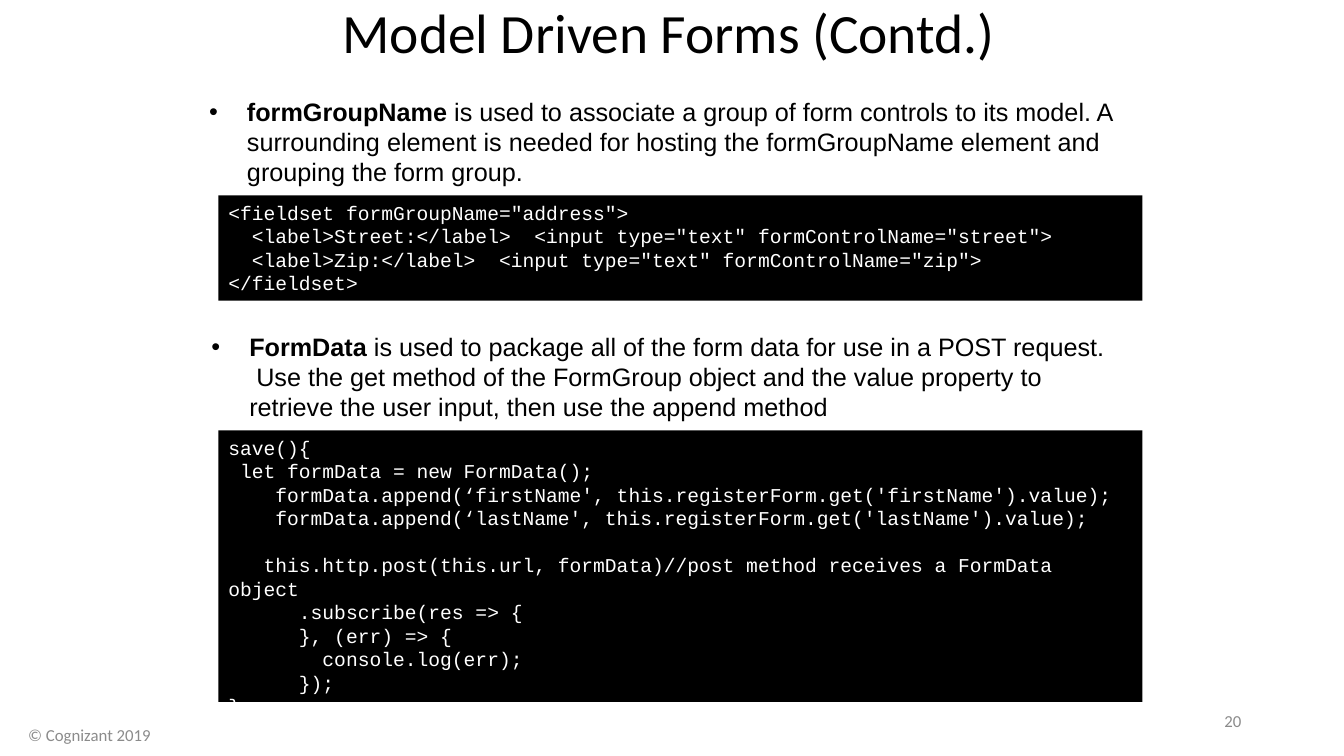
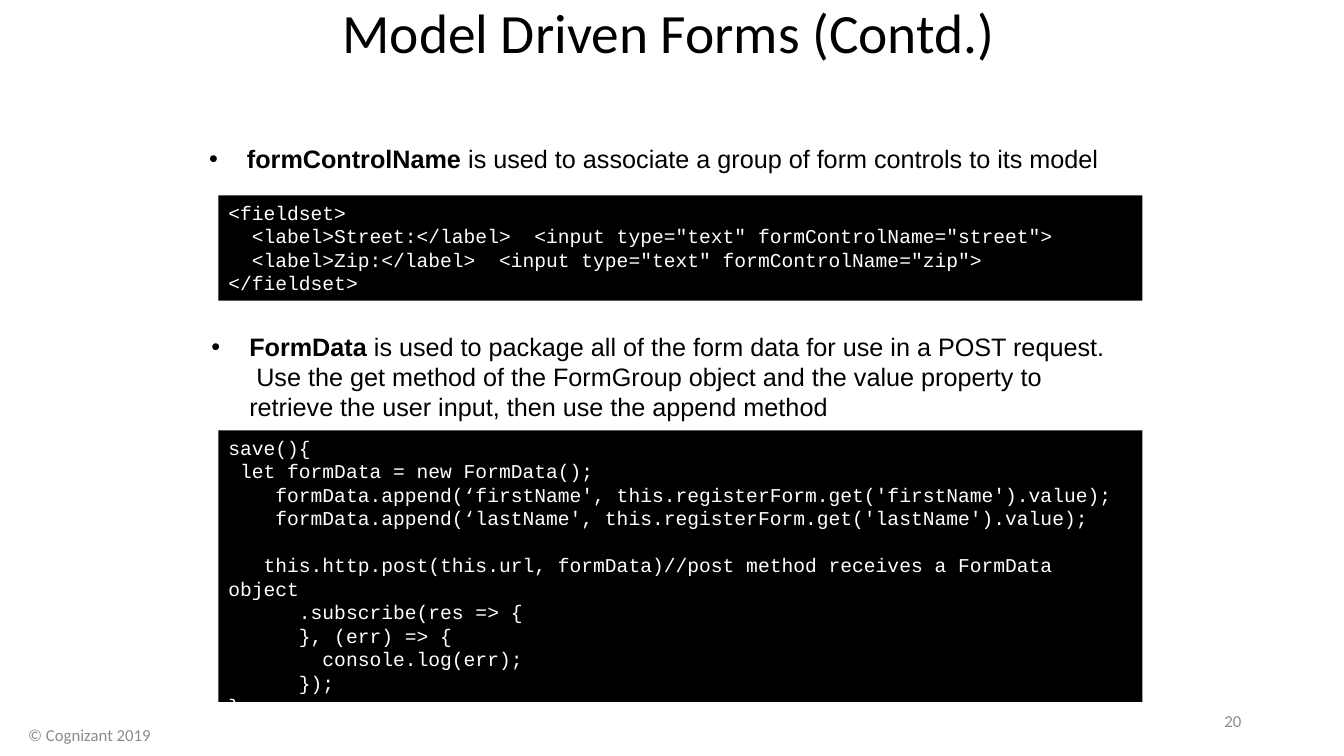
Before and after one commit to davembrownx/PowerPoint-Decks, a slide deck: slide 20 of Angular 8 Day 5 HttpClient, Observables, and Forms.pptx. Drawn at 1344x756 pixels with LibreOffice and Linux fonts; fonts in the diff are those of the drawing; background and template pictures are left out. Boxes give left, top, right and bottom in pixels: in the first picture for what was removed or moved away, otherwise in the second. Text is boxed around its words. In the diff, an @@ line names an element or a change of style, - is before the commit and + after.

```diff
--- a/Angular 8 Day 5 HttpClient, Observables, and Forms.pptx
+++ b/Angular 8 Day 5 HttpClient, Observables, and Forms.pptx
@@ text at (247, 149, 1098, 174): text changed @@
-• formGroupName is used to associate a group of form controls to its model. A surrounding element is needed for hosting the formGroupName element and grouping the form group.
+• formControlName is used to associate a group of form controls to its model
@@ text in rectangle at (228, 206, 346, 221): text changed @@
-<fieldset formGroupName="address">
+<fieldset>
```
Also in this commit, not shown: 1 other slide changed.
